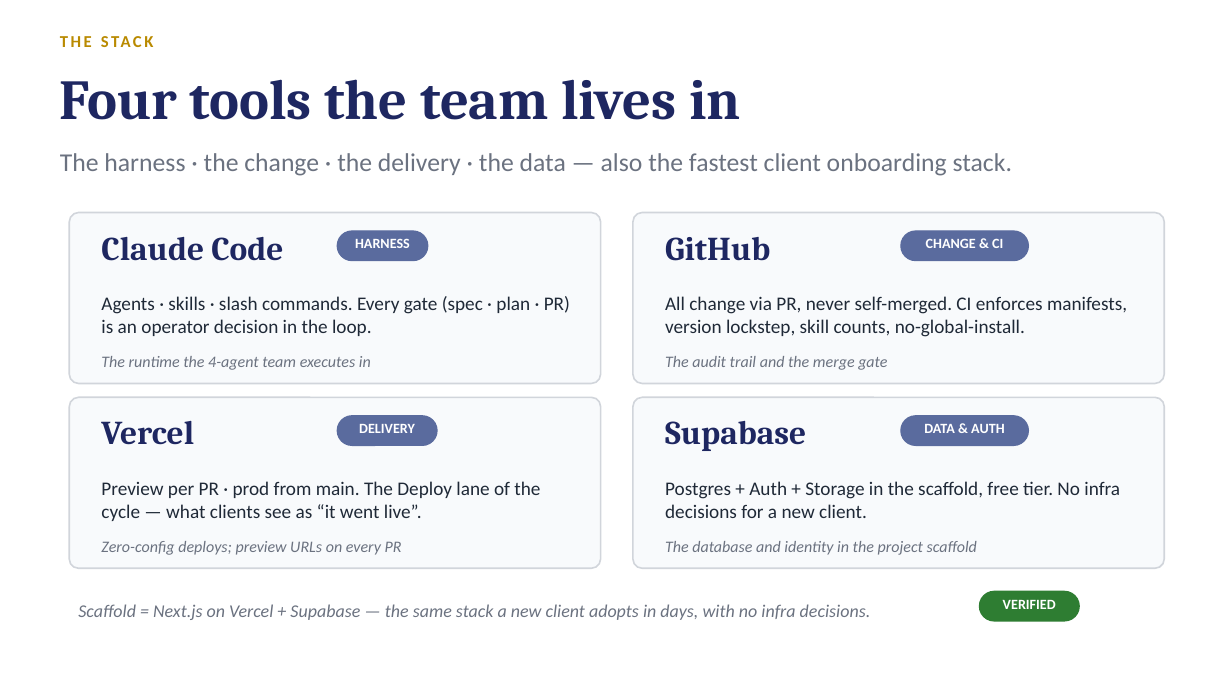
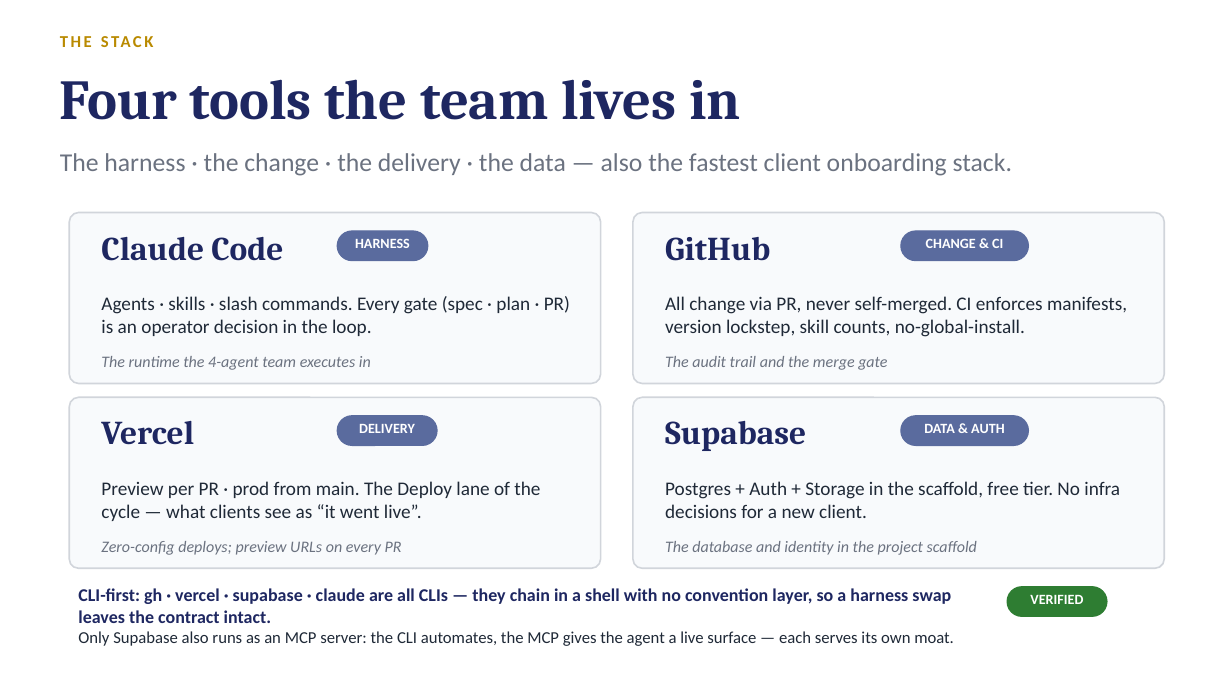
Before and after one commit to trac41799/claude-code-agentic-sdlc, a slide deck: slide 6 of docs/slides/Agentic-SDLC-Tech-Audience.pptx. Drawn at 1232x693 pixels with LibreOffice and Linux fonts; fonts in the diff are those of the drawing. Boxes give left, top, right and bottom in pixels: in the first picture for what was removed or moved away, otherwise in the second. Text is boxed around its words. In the diff, an @@ line names an element or a change of style, - is before the commit and + after.

Commit message:
feat: /asdlc-tools plugin command (status-first, installs gh/vercel/supabase CLIs + Supabase MCP config; operator-directed, idempotent, no permissions grants; v2.9.0) + deck: CLI-first highlight on tools stack slide, folder-structure evidence slide (terminal screenshots of the real A/B trees), title v2.9.0

```diff
--- a/docs/slides/Agentic-SDLC-Tech-Audience.pptx
+++ b/docs/slides/Agentic-SDLC-Tech-Audience.pptx
@@ text at box(78, 588, 951, 623): text changed; text colour #6B7280 to #1E2761; bold on; italic off @@
-Scaffold = Next.js on Vercel + Supabase — the same stack a new client adopts in days, with no infra decisions.
+CLI-first: gh · vercel · supabase · claude are all CLIs — they chain in a shell with no convention layer, so a harness swap leaves the contract intact.
@@ text "VERIFIED": place and size @@
-text "VERIFIED" at box(1003, 600, 1056, 609)
+text "VERIFIED" at box(1030, 595, 1083, 604)
@@ rounded rectangle: place and size @@
-rounded rectangle at box(980, 592, 1080, 621)
+rounded rectangle at box(1007, 587, 1107, 616)
@@ text added at box(78, 631, 954, 646), 13 pt, text #1F2937 @@
+Only Supabase also runs as an MCP server: the CLI automates, the MCP gives the agent a live surface — each serves its own moat.
```
Also in this commit, not shown: 1 other slide changed, 1 slide added, 14 other files.
